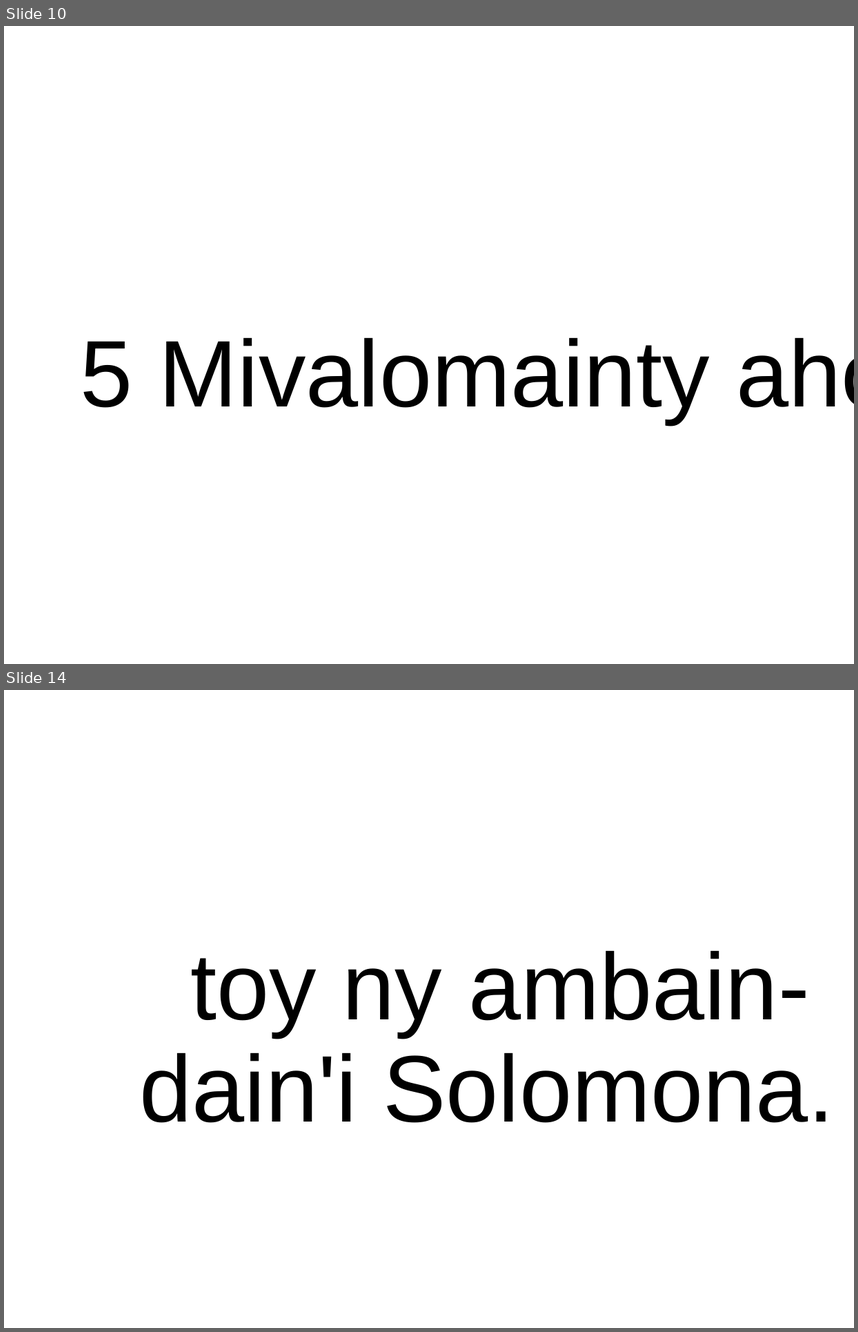
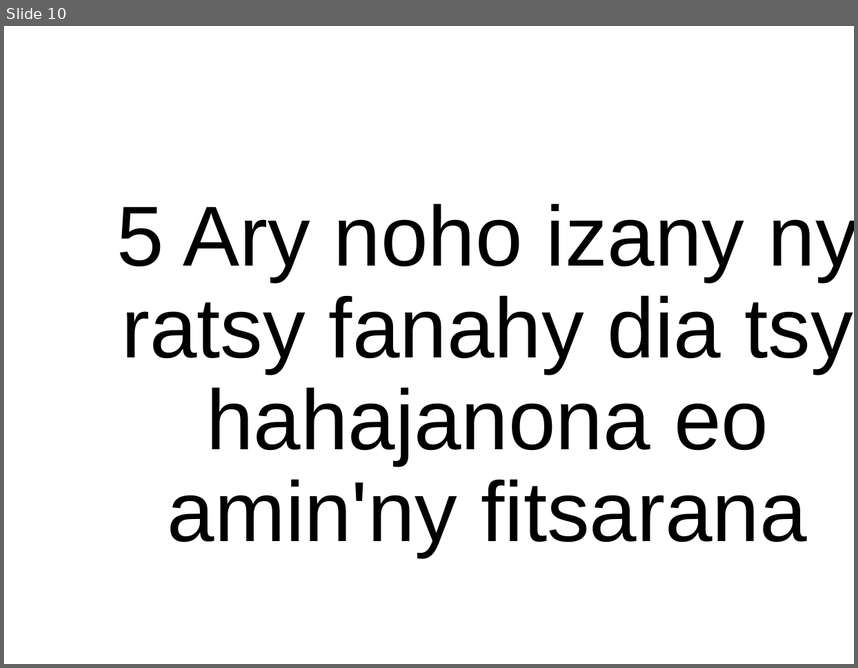
Before and after one commit to tsioryrovantsoa/baiboly-to-powerpoint, a slide deck: test.pptx. Shown one above the other, each under a label of ours: slides 10 and 14 before the commit, slide 10 after it; the slides between them are not shown. The pictures are 858x1332 and 858x668 pixels, drawn with LibreOffice and Linux fonts; fonts in the diff are those of the drawing; background and template pictures are left out. Boxes give left, top, right and bottom in pixels: in the first picture for what was removed or moved away, otherwise in the second. Text is boxed around its words. In the diff, an @@ line names an element or a change of style, - is before the commit and + after.

```diff
--- a/test.pptx
+++ b/test.pptx
@@ slide 14 removed at <box>4,690,854,1328</box>, background picture (left out) @@
@@ title removed at <box>140,950,835,1123</box> @@
-toy ny ambain-dain'i Solomona.
@@ slide 10 changed as well @@
@@ title at <box>116,203,854,556</box>: text changed; size 80 to 72 pt @@
-5 Mivalomainty aho
+5 Ary noho izany ny ratsy fanahy dia tsy hahajanona eo amin'ny fitsarana
```
Also in this commit, not shown: 9 other slides changed, 1 slide added, 8 other slides removed.
